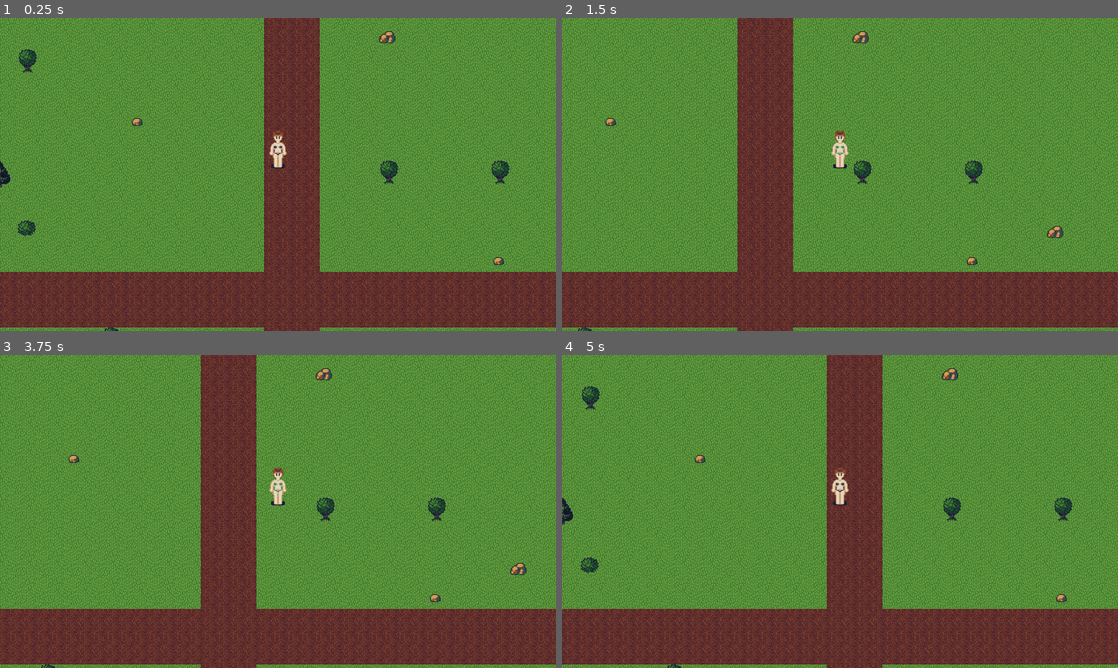
Above: before the commit, frames 1-4 (two rows, left to right).
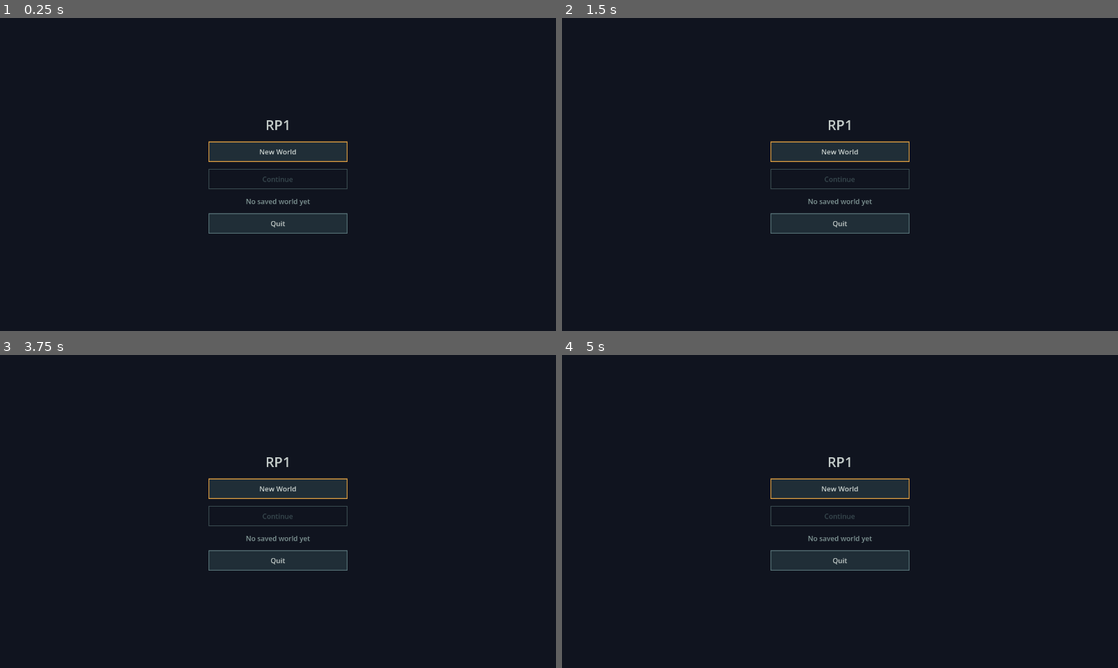
Above: after the commit, the same moments.

Repository: HuyNguyen260398/rp1
Game: Godot game, scene res://scenes/main.tscn
Two runs of this game, one before a commit and one after it. Both use one fixed random seed, a clock stepped at 60 frames per second and the inputs below.
Inputs (mouse positions are in pixels of both pictures, inside the frame that each line leads up to):
- Up to frame 1 (0.25 s): no input
- Up to frame 2 (1.5 s): tap Enter at 0.5 s; move the mouse to (962, 158) at 0.52 s; hold D (move_right) 0.53-1.25 s; hold Shift 0.53-1.25 s; click (962, 158) at 0.67 s; drag from (728, 190) to (812, 237) at 1.27 s
- Up to frame 3 (3.75 s): tap Space at 2, 3.5 s; move the mouse to (333, 442) at 2.02 s; hold D (move_right) 2.03-2.75 s; tap Ctrl at 2.1 s; tap Enter at 2.75 s; drag from (250, 574) to (111, 464) at 2.77 s; move the mouse to (444, 558) at 3.52 s; hold A (move_left) from 3.53 s (still down); tap Alt at 3.6 s
- Up to frame 4 (5 s): tap Escape (pause) at 4.15 s; release A (move_left) at 4.25 s; drag from (673, 464) to (756, 433) at 4.27 s

The runs differ from the first frame. In frame 1, 100% of the frame differs, in the area x 0-100%, y 0-100%; in frame 2, 100%; in frame 3, 100%; in frame 4, 100%.

Commit message:
feat: boot into the menu, save on quit and on focus loss
The router: registry and theme built once and kept, one World child only
while playing, and the notifications that make save-on-quit and
save-on-focus-loss work.

Three bugs found by looking at the result rather than at the code:

- set_anchors_preset sets anchors but leaves offsets at zero, and a
  Control parented to a CanvasLayer is never resized from that alone, so
  every menu rendered 0x0 in the top-left corner. set_anchors_and_offsets
  _preset is the one that sizes the rect.

- The router was PROCESS_MODE_PAUSABLE, so once Escape paused the tree
  its own _unhandled_input stopped running and nothing was left listening
  to un-pause. It is PROCESS_MODE_ALWAYS now, with _physics_process gated
  on paused by hand.

- process_mode is inherited, so that fix silently made World and Player
  always-process too and the player kept walking behind the pause menu.
  World opts back in to PROCESS_MODE_PAUSABLE.

Co-Authored-By: Claude Opus 5 <noreply@anthropic.com>
Claude-Session: https://claude.ai/code/session_01W2m1eMrfUc2aUn2UARSLDE

Diff:
--- a/src/presentation/main.gd
+++ b/src/presentation/main.gd
@@ -1,6 +1,13 @@
 extends Node2D
-## Entry point. Task 16 turns this into the menu router; for now it opens a
-## new world at boot, exactly as it did before World was extracted.
+## Boots into the menu and owns everything that outlives a world.
+##
+## The ContentRegistry and the Theme are built once here and survive
+## returning to the menu, which is why this phase does not use
+## change_scene_to_file: a scene swap would re-parse every JSON under data/
+## and rebuild the tileset atlas on every transition.
+##
+## All policy lives in GameSession. This node translates between it and the
+## scene tree, and does nothing else.
 
 ## Exported rather than hardcoded: a res:// path in logic is the thing the
 ## content rules exist to prevent.
@@ -9,22 +16,147 @@
 var _registry: ContentRegistry = null
 var _session: GameSession = null
 var _world: World = null
+var _ui: CanvasLayer = null
+var _main_menu: MainMenu = null
+var _pause_menu: PauseMenu = null
+var _confirm: ConfirmPanel = null
+
+## Set when a save fails on the way out, so a second attempt quits anyway.
+var _quit_was_refused: bool = false
 
 
 func _ready() -> void:
+	# Without this the window closes before the save runs.
+	get_tree().auto_accept_quit = false
+
+	# The router must keep processing while the tree is paused, or Escape
+	# can pause the game and nothing is left listening to un-pause it.
+	# _physics_process is gated on paused below instead, which is what
+	# actually stops the world.
+	process_mode = Node.PROCESS_MODE_ALWAYS
+
 	_registry = ContentRegistry.new()
 	for e: String in _registry.load_from_dir("res://data"):
 		push_error("content failed to load: %s" % e)
 	print("RP1 booted with %d content definitions" % _registry.all_string_ids().size())
 
 	_session = GameSession.new()
+
+	_ui = CanvasLayer.new()
+	_ui.name = "UI"
+	# The pause menu has to keep processing while the tree is paused.
+	_ui.process_mode = Node.PROCESS_MODE_WHEN_PAUSED
+	add_child(_ui)
+
+	var theme: Theme = UiTheme.build()
+
+	_main_menu = MainMenu.new()
+	_main_menu.name = "MainMenu"
+	_main_menu.theme = theme
+	_main_menu.new_world_requested.connect(_on_new_world_requested)
+	_main_menu.continue_requested.connect(_on_continue_requested)
+	_main_menu.quit_requested.connect(_save_and_quit)
+	_ui.add_child(_main_menu)
+
+	_pause_menu = PauseMenu.new()
+	_pause_menu.name = "PauseMenu"
+	_pause_menu.theme = theme
+	_pause_menu.resume_requested.connect(_set_paused.bind(false))
+	_pause_menu.quit_to_menu_requested.connect(_on_quit_to_menu)
+	_pause_menu.quit_to_desktop_requested.connect(_save_and_quit)
+	_ui.add_child(_pause_menu)
+
+	_confirm = ConfirmPanel.new()
+	_confirm.name = "ConfirmPanel"
+	_confirm.theme = theme
+	_ui.add_child(_confirm)
+
+	_show_main_menu()
+
+
+# --- menu -------------------------------------------------------------
+
+func _read_meta() -> WorldMeta:
+	var path: String = WorldMeta.path_in(_session.save_root)
+	if not FileAccess.file_exists(path):
+		return WorldMeta.new()
+	var result: DecodeResult = WorldMeta.from_json_string(
+		FileAccess.get_file_as_string(path))
+	return result.value if result.ok else WorldMeta.new()
+
+
+func _show_main_menu() -> void:
+	_main_menu.visible = true
+	_pause_menu.visible = false
+	_main_menu.set_save_state(_session.has_save(), _read_meta())
+
+
+func _on_new_world_requested() -> void:
+	if not _session.has_save():
+		_start_new_world()
+		return
+	# Overwriting a world is the one destructive thing this menu can do.
+	_confirm.ask(
+		"Overwrite your world?",
+		"Starting a new world replaces the saved one. This cannot be undone.",
+		"Overwrite")
+	_confirm.confirmed.connect(_start_new_world, CONNECT_ONE_SHOT)
+	_confirm.dismissed.connect(
+		func() -> void:
+			if _confirm.confirmed.is_connected(_start_new_world):
+				_confirm.confirmed.disconnect(_start_new_world),
+		CONNECT_ONE_SHOT)
+
+
+func _start_new_world() -> void:
 	var result: SessionOpenResult = _session.open_new(zone_dir, _registry)
 	if not result.ok:
-		# There is no sensible fallback world. CI gate 7 exists so this
-		# state never reaches a build; if it happens anyway, say so loudly
-		# rather than rendering an empty screen with no explanation.
 		push_error(result.error)
-		return
+		_confirm.report("Could not start a new world", result.error)
+		return
+	_enter_world(result)
+
+	var errors: PackedStringArray = _session.save_now(_registry, "new_world")
+	for e: String in errors:
+		push_error("first save failed: %s" % e)
+	if not errors.is_empty():
+		_confirm.report("Could not save the new world", "\n".join(errors))
+
+
+func _on_continue_requested() -> void:
+	var result: SessionOpenResult = _session.open_saved(_registry, false)
+	if result.ok:
+		_enter_world(result)
+		return
+
+	push_error("continue failed: %s" % result.error)
+	if not _session.has_backup():
+		_confirm.report("Could not load your world", result.error)
+		return
+	_confirm.ask(
+		"Could not load your world",
+		"%s\n\nThere is an earlier backup. Load it instead?" % result.error,
+		"Load backup")
+	_confirm.confirmed.connect(_continue_from_backup, CONNECT_ONE_SHOT)
+	_confirm.dismissed.connect(
+		func() -> void:
+			if _confirm.confirmed.is_connected(_continue_from_backup):
+				_confirm.confirmed.disconnect(_continue_from_backup),
+		CONNECT_ONE_SHOT)
+
+
+func _continue_from_backup() -> void:
+	var result: SessionOpenResult = _session.open_saved(_registry, true)
+	if not result.ok:
+		push_error("backup load failed: %s" % result.error)
+		_confirm.report("The backup could not be loaded either", result.error)
+		return
+	_enter_world(result)
+
+
+# --- world ------------------------------------------------------------
+
+func _enter_world(result: SessionOpenResult) -> void:
 	for w: String in result.warnings:
 		push_error("zone: %s" % w)
 
@@ -33,9 +165,81 @@
 	add_child(_world)
 	for e: String in _world.build(_registry, result):
 		push_error(e)
+
 	_session.adopt_player(_world.player_entity_id)
-
+	_main_menu.visible = false
+	_set_paused(false)
+
+
+func _on_quit_to_menu() -> void:
+	var errors: PackedStringArray = _session.save_now(_registry, "quit_to_menu")
+	if not errors.is_empty():
+		for e: String in errors:
+			push_error("save failed: %s" % e)
+		_confirm.report("Could not save", "\n".join(errors))
+		return
+
+	_set_paused(false)
+	_world.queue_free()
+	_world = null
+	_session.close()
+	_show_main_menu()
+
+
+func _set_paused(paused: bool) -> void:
+	get_tree().paused = paused
+	_pause_menu.visible = paused
+	if paused:
+		_pause_menu.focus_first()
+
+
+# --- loop -------------------------------------------------------------
 
 func _physics_process(delta: float) -> void:
-	if _world != null:
-		_world.tick_animals(delta)
+	# This node is PROCESS_MODE_ALWAYS so it can hear the un-pause key, so
+	# the pause has to be honoured here by hand. It is also what makes the
+	# autosave clock measure unpaused play rather than wall time.
+	if _world == null or get_tree().paused:
+		return
+	_world.tick_animals(delta)
+	_session.tick(delta, _registry)
+
+
+func _unhandled_input(event: InputEvent) -> void:
+	if not event.is_action_pressed("pause"):
+		return
+	if _world == null or _confirm.visible:
+		return
+	get_viewport().set_input_as_handled()
+	_set_paused(not get_tree().paused)
+
+
+# --- quitting ---------------------------------------------------------
+
+func _notification(what: int) -> void:
+	if what == NOTIFICATION_WM_CLOSE_REQUEST:
+		_save_and_quit()
+	elif what == NOTIFICATION_APPLICATION_FOCUS_OUT and _world != null:
+		for e: String in _session.save_if_gap_elapsed(_registry, "focus_lost"):
+			push_error("focus-loss save failed: %s" % e)
+
+
+func _save_and_quit() -> void:
+	if _world == null:
+		get_tree().quit()
+		return
+
+	var errors: PackedStringArray = _session.save_now(_registry, "quit")
+	if errors.is_empty() or _quit_was_refused:
+		get_tree().quit()
+		return
+
+	# One chance to act -- free some disk, close whatever holds the file --
+	# and then get out of the player's way. Holding the process hostage
+	# over a full disk is worse than losing the session.
+	_quit_was_refused = true
+	for e: String in errors:
+		push_error("save failed on quit: %s" % e)
+	_confirm.report(
+		"Could not save",
+		"%s\n\nQuit again to exit without saving." % "\n".join(errors))
--- a/src/presentation/world.gd
+++ b/src/presentation/world.gd
@@ -27,6 +27,11 @@
 	# Nested Y-sorted nodes flatten into this one's sort, so the object
 	# layer's tiles and the entity sprites interleave by their y position.
 	y_sort_enabled = true
+
+	# The router is PROCESS_MODE_ALWAYS so it can hear the un-pause key,
+	# and process_mode is inherited: without this the player would keep
+	# walking while the pause menu is open.
+	process_mode = Node.PROCESS_MODE_PAUSABLE
 
 	_registry = registry
 	zone = result.zone
--- a/src/ui/confirm_panel.gd
+++ b/src/ui/confirm_panel.gd
@@ -14,17 +14,17 @@
 
 
 func _ready() -> void:
-	set_anchors_preset(Control.PRESET_FULL_RECT)
+	set_anchors_and_offsets_preset(Control.PRESET_FULL_RECT)
 	visible = false
 
 	var dim: ColorRect = ColorRect.new()
 	dim.color = Color(UiTheme.BACKGROUND, 0.85)
-	dim.set_anchors_preset(Control.PRESET_FULL_RECT)
+	dim.set_anchors_and_offsets_preset(Control.PRESET_FULL_RECT)
 	dim.mouse_filter = Control.MOUSE_FILTER_STOP
 	add_child(dim)
 
 	var centre: CenterContainer = CenterContainer.new()
-	centre.set_anchors_preset(Control.PRESET_FULL_RECT)
+	centre.set_anchors_and_offsets_preset(Control.PRESET_FULL_RECT)
 	add_child(centre)
 
 	var panel: PanelContainer = PanelContainer.new()
--- a/src/ui/main_menu.gd
+++ b/src/ui/main_menu.gd
@@ -15,15 +15,15 @@
 
 
 func _ready() -> void:
-	set_anchors_preset(Control.PRESET_FULL_RECT)
+	set_anchors_and_offsets_preset(Control.PRESET_FULL_RECT)
 
 	var background: ColorRect = ColorRect.new()
 	background.color = UiTheme.BACKGROUND
-	background.set_anchors_preset(Control.PRESET_FULL_RECT)
+	background.set_anchors_and_offsets_preset(Control.PRESET_FULL_RECT)
 	add_child(background)
 
 	var centre: CenterContainer = CenterContainer.new()
-	centre.set_anchors_preset(Control.PRESET_FULL_RECT)
+	centre.set_anchors_and_offsets_preset(Control.PRESET_FULL_RECT)
 	add_child(centre)
 
 	var column: VBoxContainer = VBoxContainer.new()
--- a/src/ui/pause_menu.gd
+++ b/src/ui/pause_menu.gd
@@ -17,16 +17,16 @@
 
 
 func _ready() -> void:
-	set_anchors_preset(Control.PRESET_FULL_RECT)
+	set_anchors_and_offsets_preset(Control.PRESET_FULL_RECT)
 	visible = false
 
 	var background: ColorRect = ColorRect.new()
 	background.color = Color(UiTheme.BACKGROUND, 0.7)
-	background.set_anchors_preset(Control.PRESET_FULL_RECT)
+	background.set_anchors_and_offsets_preset(Control.PRESET_FULL_RECT)
 	add_child(background)
 
 	var centre: CenterContainer = CenterContainer.new()
-	centre.set_anchors_preset(Control.PRESET_FULL_RECT)
+	centre.set_anchors_and_offsets_preset(Control.PRESET_FULL_RECT)
 	add_child(centre)
 
 	var column: VBoxContainer = VBoxContainer.new()
